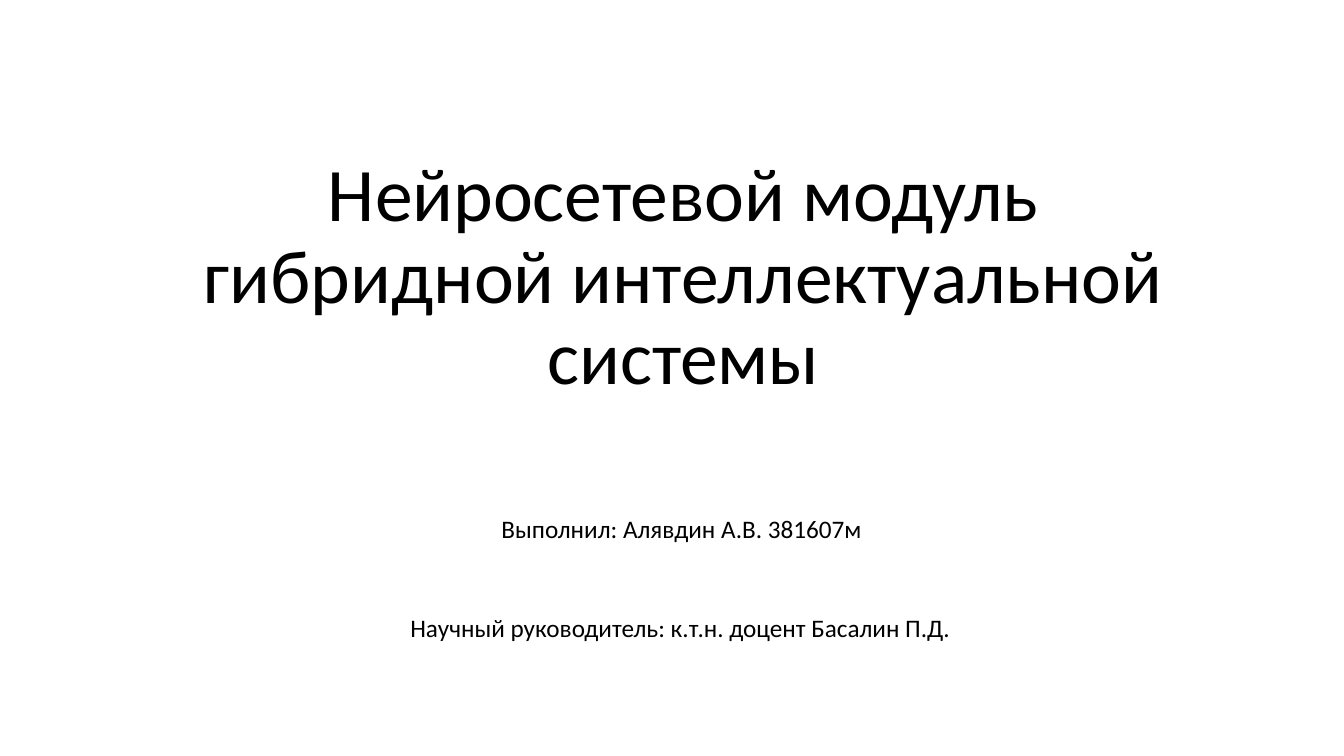
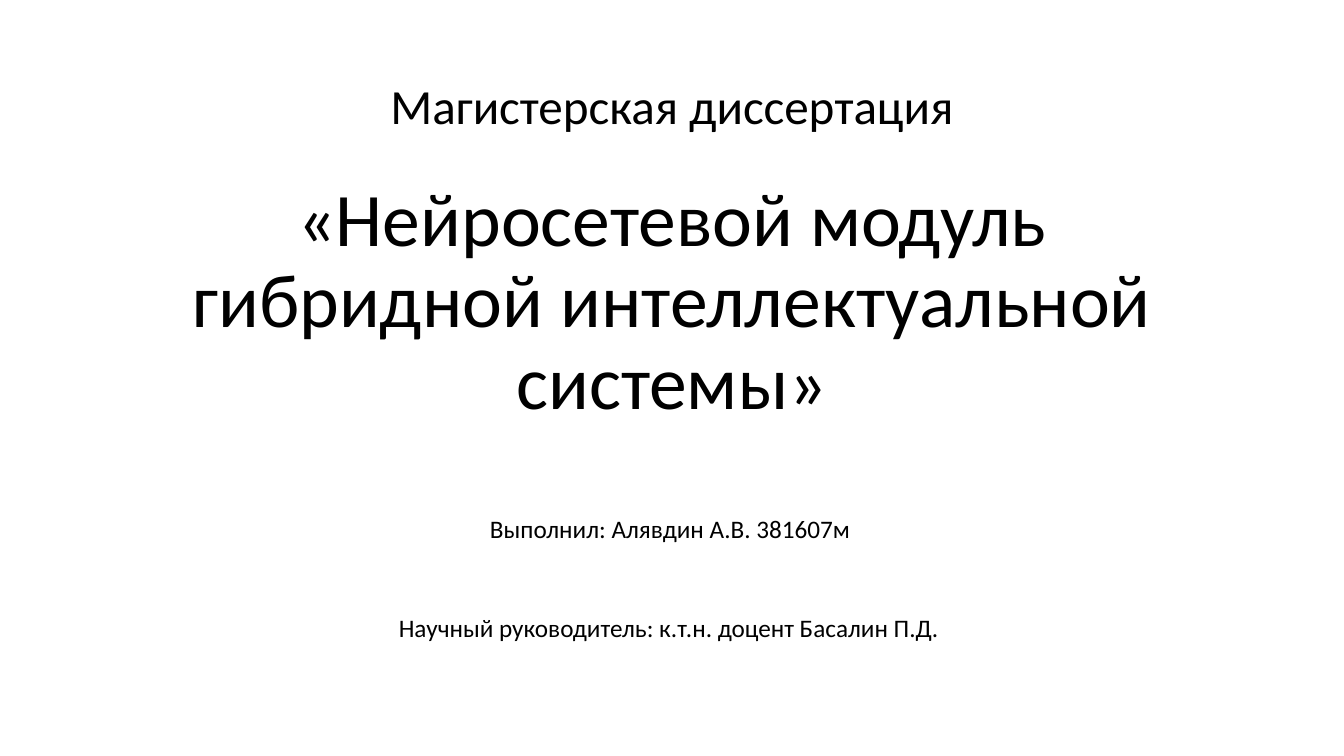
Before and after one commit to sevoster/hybrid-decision-making-system, a slide deck: slide 1 of docs/Синтетическая Презентация.pptx. Drawn at 1344x756 pixels with LibreOffice and Linux fonts; fonts in the diff are those of the drawing. Boxes give left, top, right and bottom in pixels: in the first picture for what was removed or moved away, otherwise in the second. Text is boxed around its words. In the diff, an @@ line names an element or a change of style, - is before the commit and + after.

```diff
--- a/docs/Синтетическая Презентация.pptx
+++ b/docs/Синтетическая Презентация.pptx
@@ text added at bbox=[390, 92, 953, 132], 35.1 pt, text #000000 @@
+Магистерская диссертация
@@ title at bbox=[192, 195, 1151, 410]: text changed @@
-Нейросетевой модуль гибридной интеллектуальной системы
+«Нейросетевой модуль гибридной интеллектуальной системы»
@@ text "Выполнил: Алявдин А.В. 381607м": place and size @@
-text "Выполнил: Алявдин А.В. 381607м" at bbox=[501, 520, 862, 542]
+text "Выполнил: Алявдин А.В. 381607м" at bbox=[490, 520, 850, 542]
@@ text "Научный руководитель: к.т.н. доцент Басалин ...": place and size @@
-text "Научный руководитель: к.т.н. доцент Басалин ..." at bbox=[410, 620, 950, 641]
+text "Научный руководитель: к.т.н. доцент Басалин ..." at bbox=[399, 620, 939, 641]
```
Also in this commit, not shown: 3 other slides changed, 1 other file.
